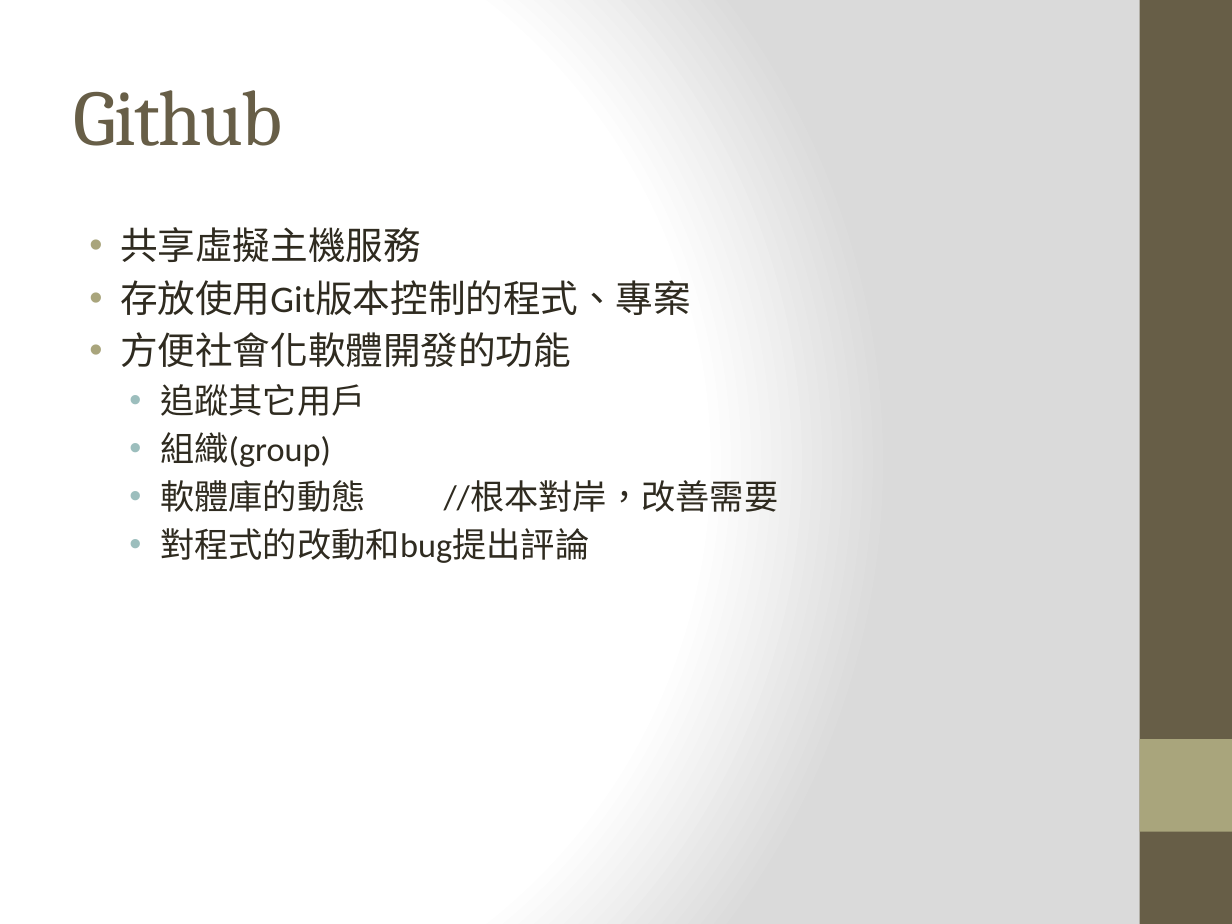
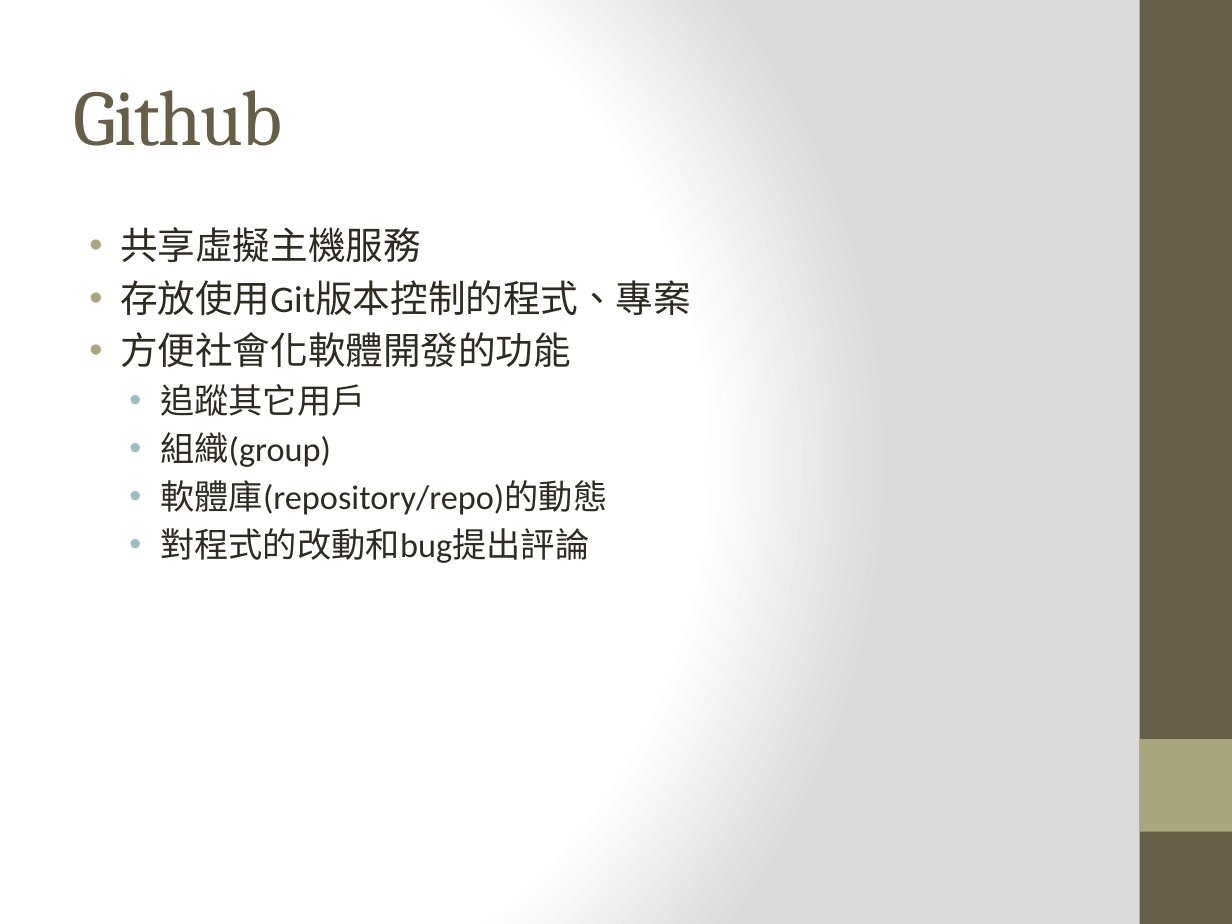
Before and after one commit to hsinewu/pia, a slide deck: slide 17 of Presentation/報告投影片.pptx. Drawn at 1232x924 pixels with LibreOffice and Linux fonts; fonts in the diff are those of the drawing. Boxes give left, top, right and bottom in pixels: in the first picture for what was removed or moved away, otherwise in the second. Text is boxed around its words. In the diff, an @@ line names an element or a change of style, - is before the commit and + after.

Commit message:
terminolgy change

```diff
--- a/Presentation/報告投影片.pptx
+++ b/Presentation/報告投影片.pptx
@@ text at (x1=160, y1=480, x2=607, y2=515): text changed @@
-  • 軟體庫的動態 //根本對岸，改善需要
+  • 軟體庫(repository/repo)的動態
```
